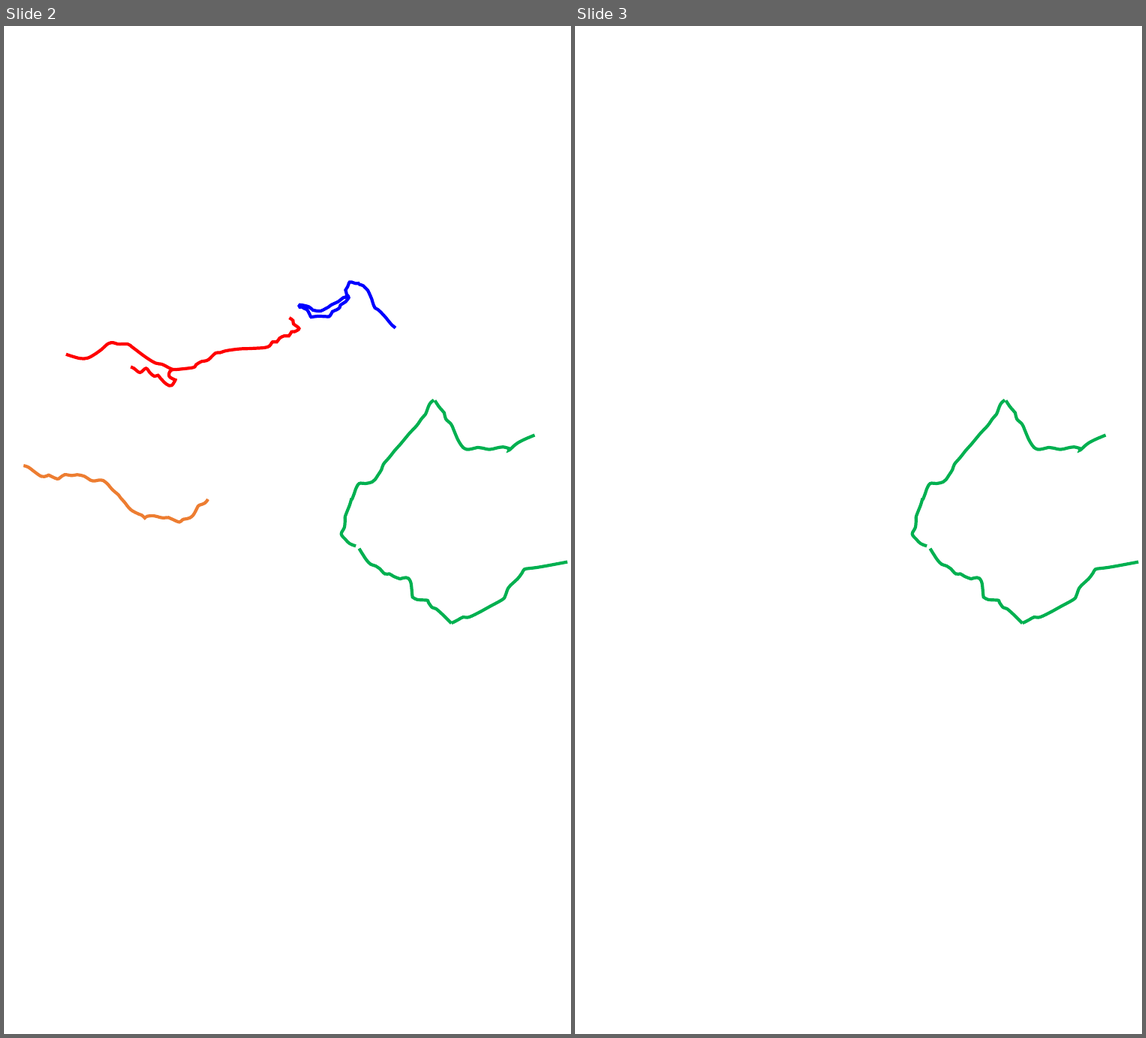
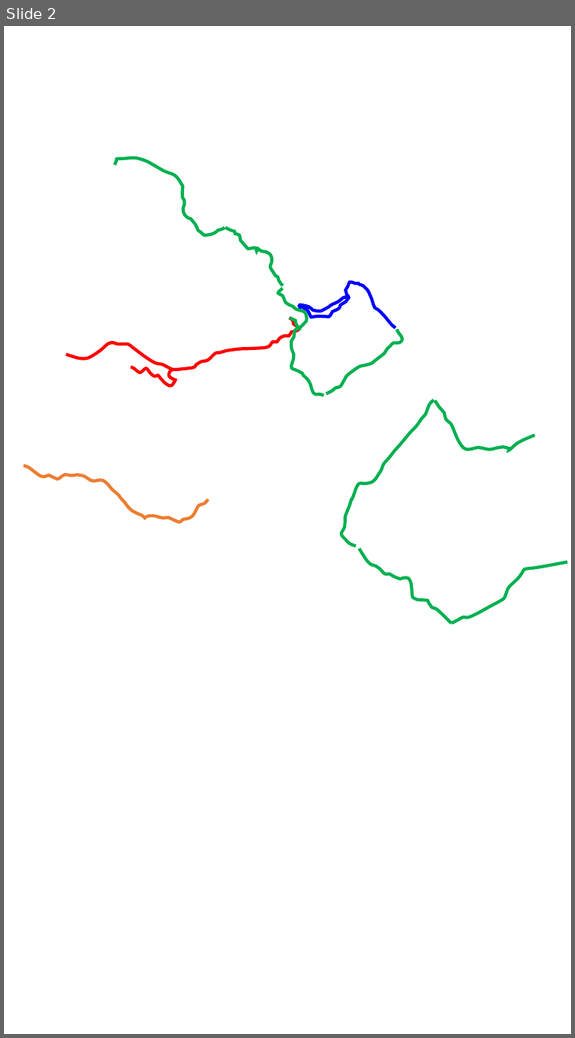
Before and after one commit to whitesoun/homepage, a slide deck: 0.PPT파일/등산지도_경로_세로_2020-08-29.pptx. Shown side by side, each under a label of ours: slides 2 and 3 before the commit, slide 2 after it. The pictures are 1146x1038 and 575x1038 pixels, drawn with LibreOffice and Linux fonts; fonts in the diff are those of the drawing; background and template pictures are left out. Boxes give left, top, right and bottom in pixels: in the first picture for what was removed or moved away, otherwise in the second. Text is boxed around its words. In the diff, an @@ line names an element or a change of style, - is before the commit and + after.

```diff
--- a/0.PPT파일/등산지도_경로_세로_2020-08-29.pptx
+++ b/0.PPT파일/등산지도_경로_세로_2020-08-29.pptx
@@ slide 3 removed at [575,26,1142,1034], background #FFFFFF @@
@@ freeform shape removed at [923,400,1005,500] @@
@@ freeform shape removed at [1006,400,1106,450] @@
@@ freeform shape removed at [913,498,927,546] @@
@@ freeform shape removed at [931,549,1023,623] @@
@@ freeform shape removed at [1023,562,1138,623] @@
@@ slide 2 changed as well @@
@@ freeform shape added at [114,157,224,234], outline #00B050 3 pt @@
@@ freeform shape added at [225,228,283,286], outline #00B050 3 pt @@
@@ freeform shape added at [278,288,307,329], outline #00B050 3 pt @@
@@ freeform shape added at [291,328,324,396], outline #00B050 3 pt @@
@@ freeform shape added at [326,329,402,394], outline #00B050 3 pt @@
```
Also in this commit, not shown: 1 other slide changed, 1 slide added, 14 other files.
